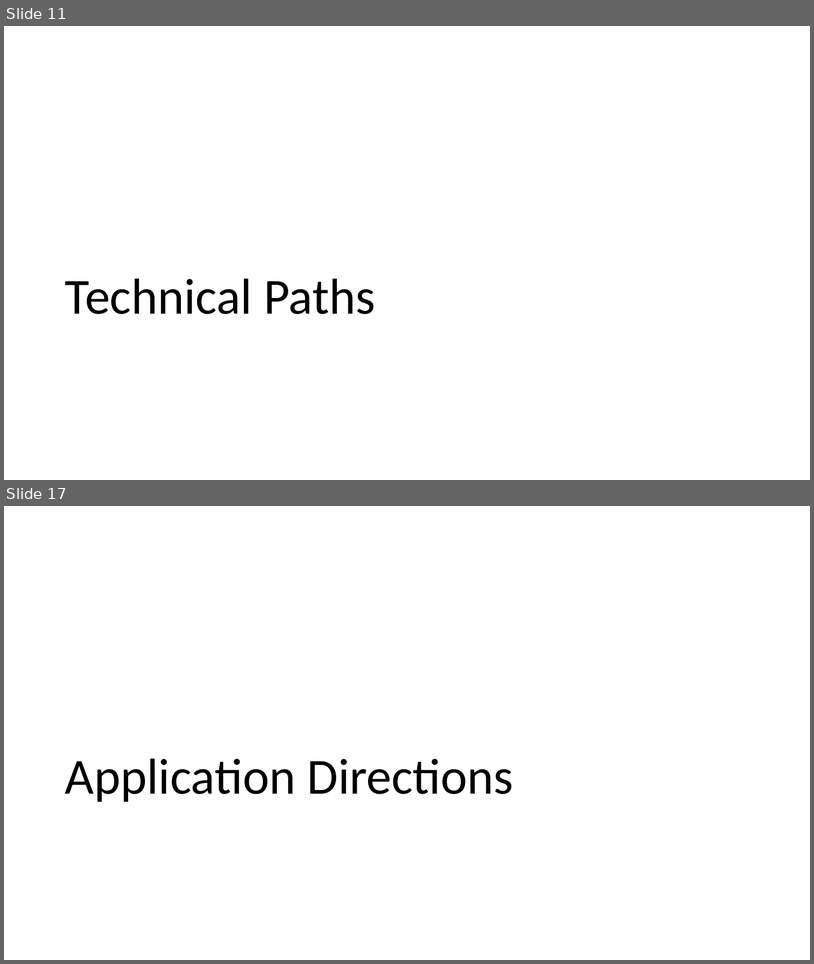
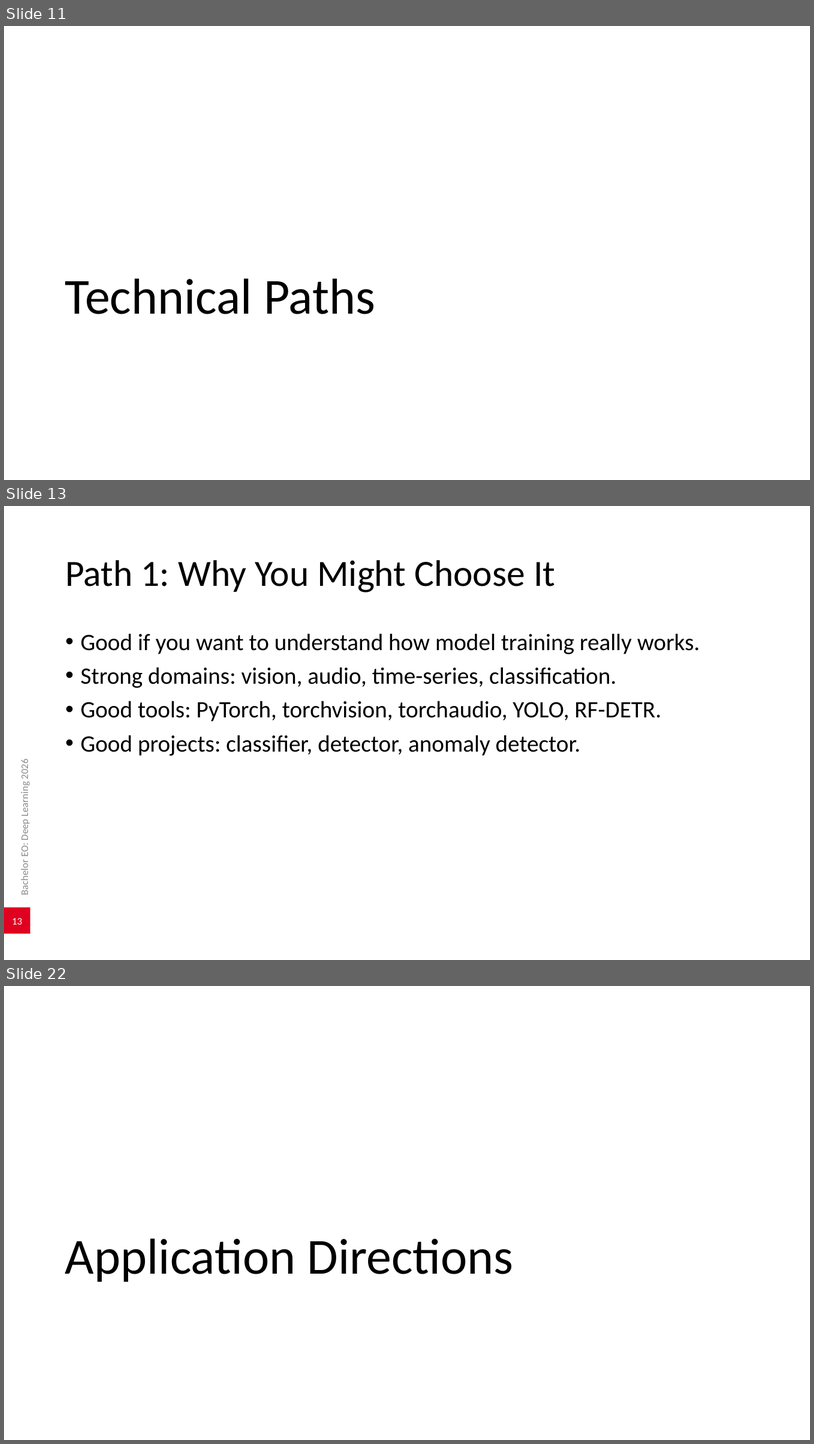
Before and after one commit to AlexanderDhoore/deep-learning-2026, a slide deck: slides/deep-learning-project-directions.pptx. Shown one above the other, each under a label of ours: slides 11 and 17 before the commit, slides 11, 13 and 22 after it; the slides between them are not shown. The pictures are 814x964 and 814x1444 pixels, drawn with LibreOffice and Linux fonts; fonts in the diff are those of the drawing; background and template pictures are left out. Boxes give left, top, right and bottom in pixels: in the first picture for what was removed or moved away, otherwise in the second. Text is boxed around its words. In the diff, an @@ line names an element or a change of style, - is before the commit and + after.

Commit message:
Expand technical path explanations

```diff
--- a/slides/deep-learning-project-directions.pptx
+++ b/slides/deep-learning-project-directions.pptx
@@ slide 13 added at (4,506,810,960), background #FFFFFF @@
@@ title added at (65,560,555,592), 44 pt, text #000000 @@
+Path 1: Why You Might Choose It
@@ text added at (81,633,701,756), 28 pt, text #000000 @@
+• Good if you want to understand how model training really works.
+• Strong domains: vision, audio, time-series, classification.
+• Good tools: PyTorch, torchvision, torchaudio, YOLO, RF-DETR.
+• Good projects: classifier, detector, anomaly detector.
@@ text added at (18,760,30,894), 12 pt, text #8C8C8C @@
+Bachelor EO: Deep Learning 2026
@@ page number added at (4,907,30,933), fill #E00020, 12 pt, text #FFFFFF @@
+13
@@ what was slide 17 is now slide 22 @@
```
Also in this commit, not shown: 4 slides changed, 5 other slides added, 1 slide removed, 4 other files.
